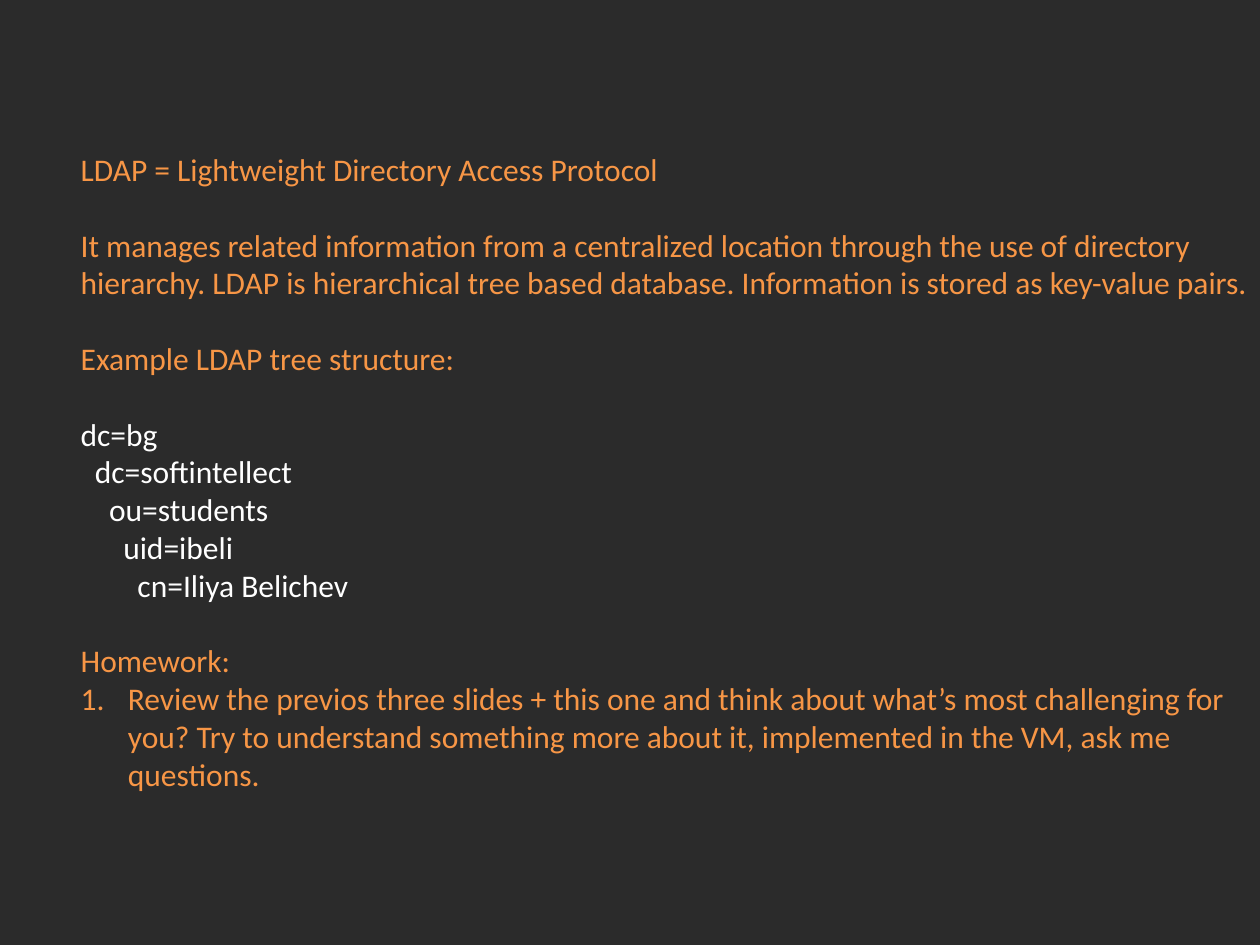
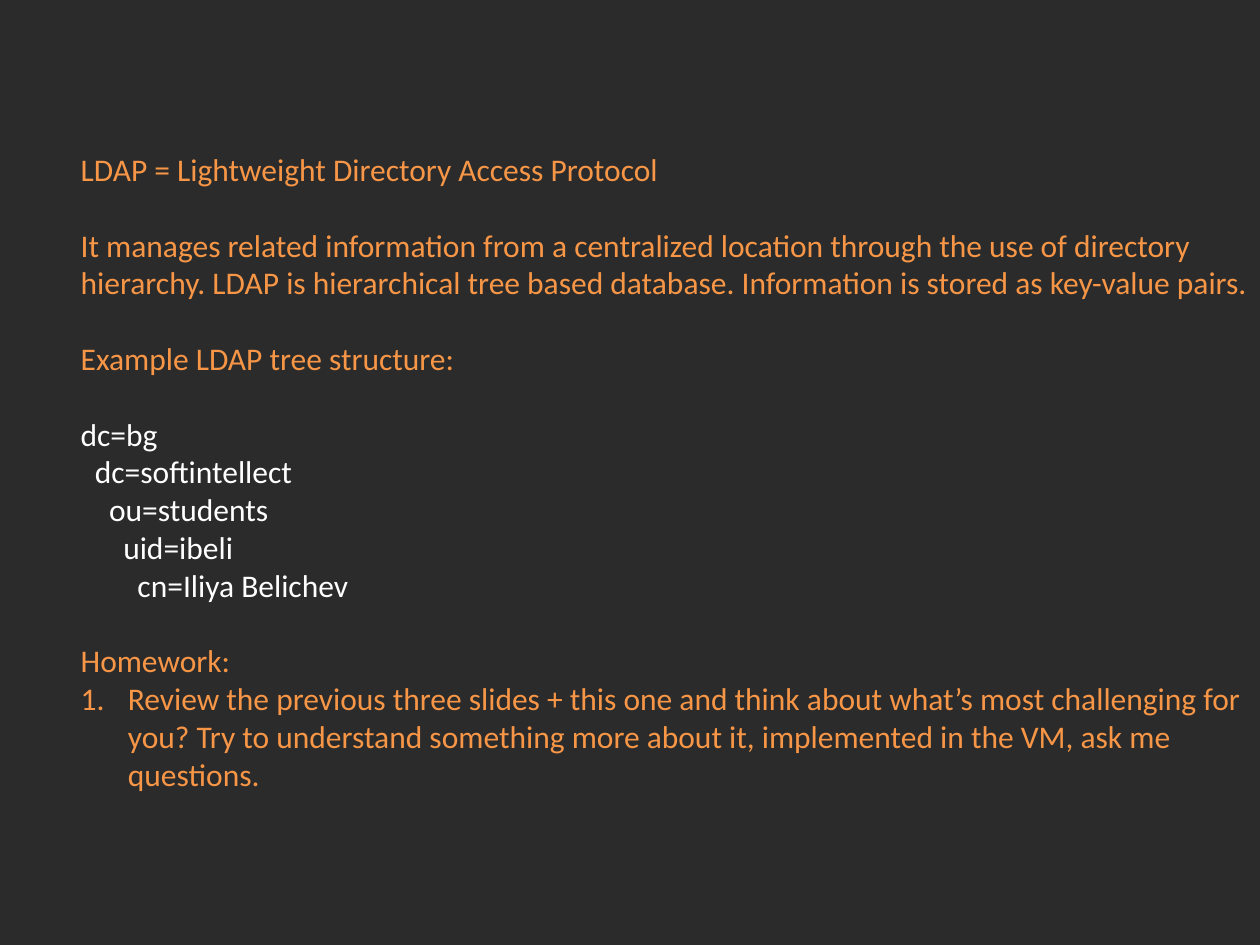
Before and after one commit to Academy-Soft-Intellect/Linux-Course, a slide deck: slide 10 of 04.Users_And_UsersGroups/04-UsersAndUsersGroups.pptx. Drawn at 1260x945 pixels with LibreOffice and Linux fonts; fonts in the diff are those of the drawing; background and template pictures are left out; a plain dark background stands for a picture behind light text. Boxes give left, top, right and bottom in pixels: in the first picture for what was removed or moved away, otherwise in the second. Text is boxed around its words. In the diff, an @@ line names an element or a change of style, - is before the commit and + after.

```diff
--- a/04.Users_And_UsersGroups/04-UsersAndUsersGroups.pptx
+++ b/04.Users_And_UsersGroups/04-UsersAndUsersGroups.pptx
@@ text at bbox=[128, 688, 1240, 791]: text changed @@
-1. Review the previos three slides + this one and think about what’s most challenging for you? Try to understand something more about it, implemented in the VM, ask me questions.
+1. Review the previous three slides + this one and think about what’s most challenging for you? Try to understand something more about it, implemented in the VM, ask me questions.
```
Also in this commit, not shown: 2 other files.
